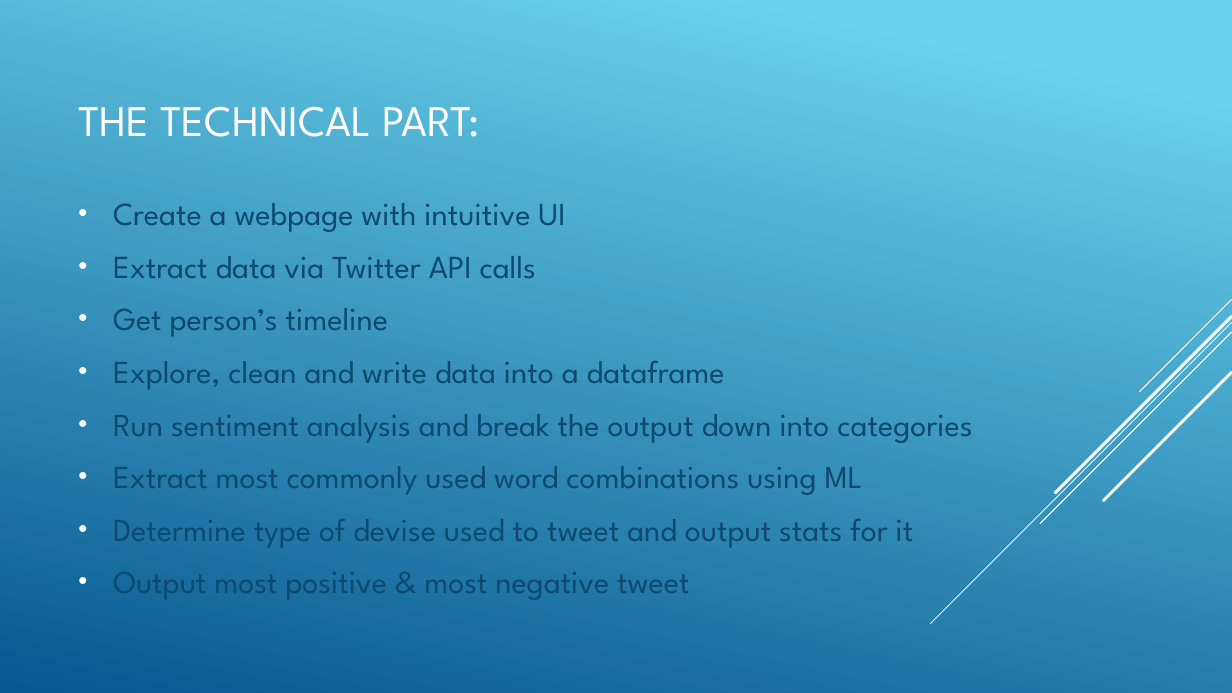
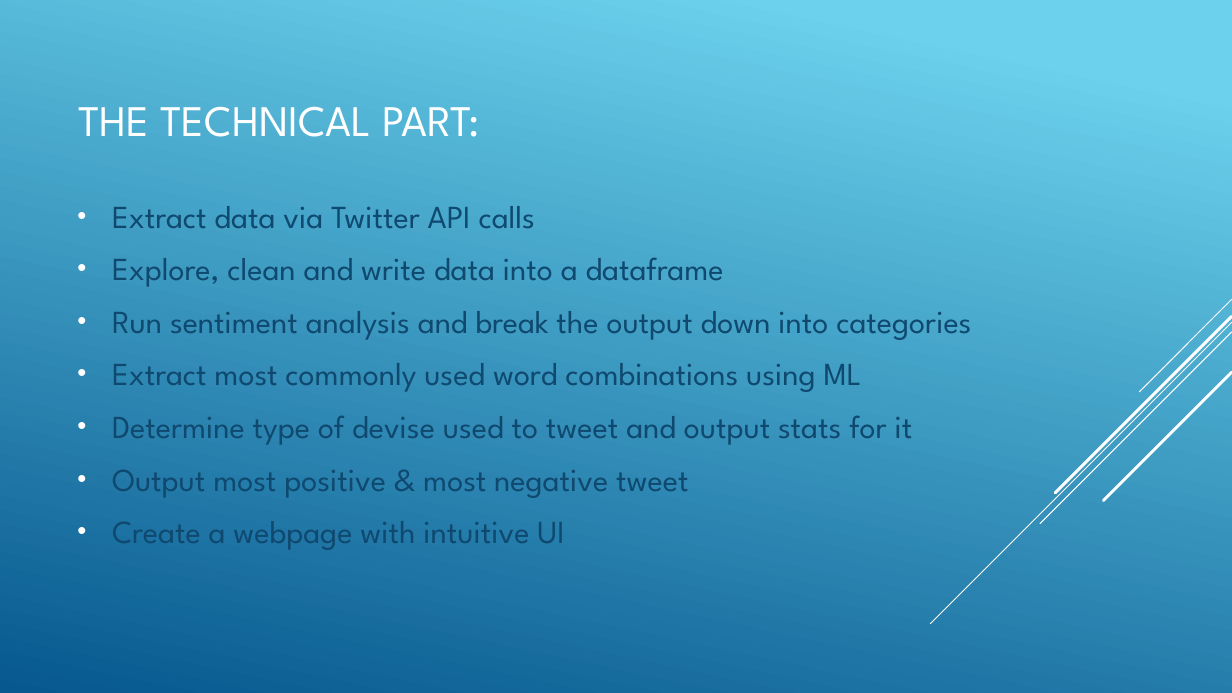
Before and after one commit to rayfen12/fakenews, a slide deck: slide 3 of Presentation.pptx. Drawn at 1232x693 pixels with LibreOffice and Linux fonts; fonts in the diff are those of the drawing. Boxes give left, top, right and bottom in pixels: in the first picture for what was removed or moved away, otherwise in the second. Text is boxed around its words. In the diff, an @@ line names an element or a change of style, - is before the commit and + after.

Commit message:
ppt update

```diff
--- a/Presentation.pptx
+++ b/Presentation.pptx
@@ text at <box>113,203,565,232</box>: paragraph removed @@
-• Create a webpage with intuitive UI
@@ text at <box>113,308,388,337</box>: paragraph removed @@
-• Get person’s timeline
@@ text at <box>112,521,564,550</box>: paragraph added @@
+• Create a webpage with intuitive UI
```
